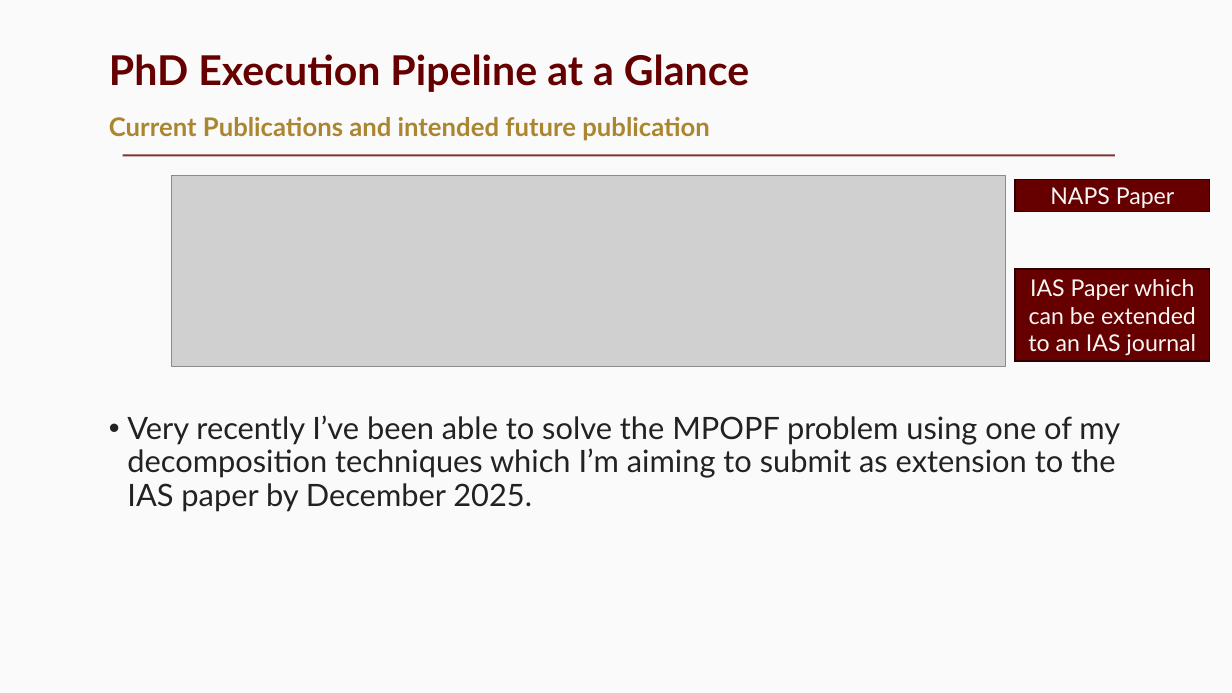
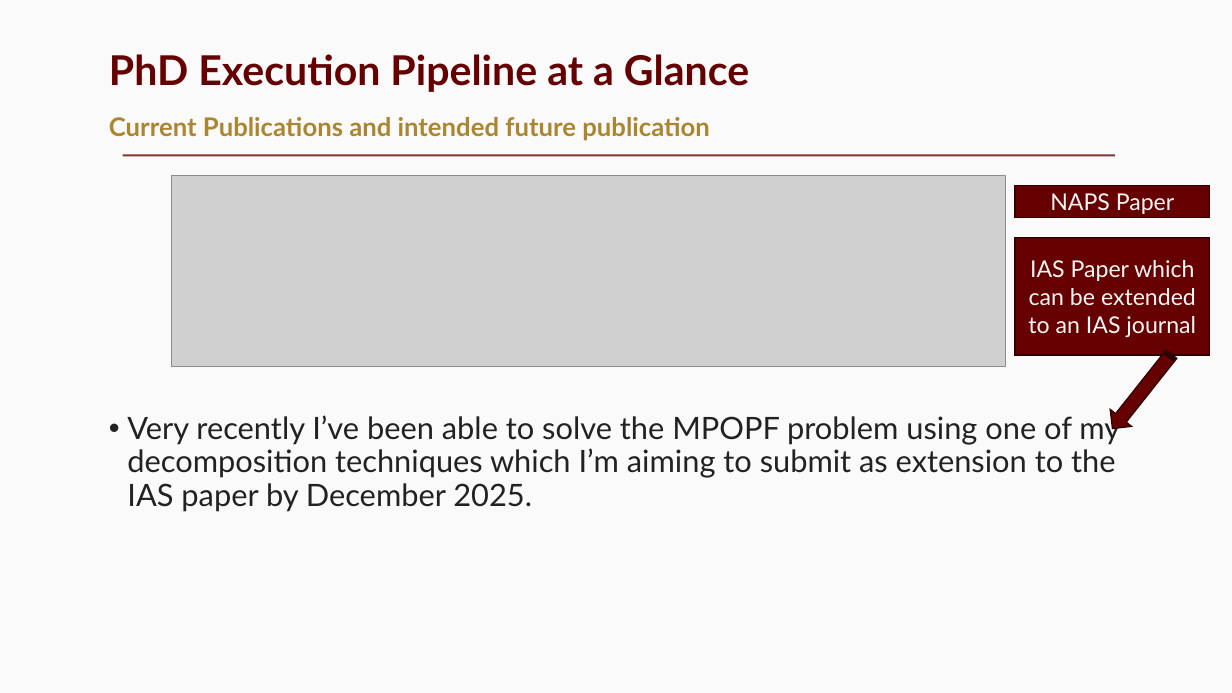
Before and after one commit to Realife-Brahmin/OriginalDocsHub-WSU-OneDrive, a slide deck: slide 9 of prelims-presentation_Jha_Aryan.pptx. Drawn at 1232x693 pixels with LibreOffice and Linux fonts; fonts in the diff are those of the drawing; grey boxes stand for pictures. Boxes give left, top, right and bottom in pixels: in the first picture for what was removed or moved away, otherwise in the second. Text is boxed around its words. In the diff, an @@ line names an element or a change of style, - is before the commit and + after.

```diff
--- a/prelims-presentation_Jha_Aryan.pptx
+++ b/prelims-presentation_Jha_Aryan.pptx
@@ rectangle "NAPS Paper": place and size @@
-rectangle "NAPS Paper" at box(1016, 179, 1211, 212)
+rectangle "NAPS Paper" at box(1016, 185, 1211, 217)
@@ rectangle "IAS Paper which can be ...": place and size @@
-rectangle "IAS Paper which can be ..." at box(1016, 269, 1211, 361)
+rectangle "IAS Paper which can be ..." at box(1016, 238, 1211, 355)
@@ striped right arrow added at box(1101, 346, 1182, 438), fill #660000, outline #2D0000 1 pt @@
```
Also in this commit, not shown: 5 other slides changed, 6 slides added.
